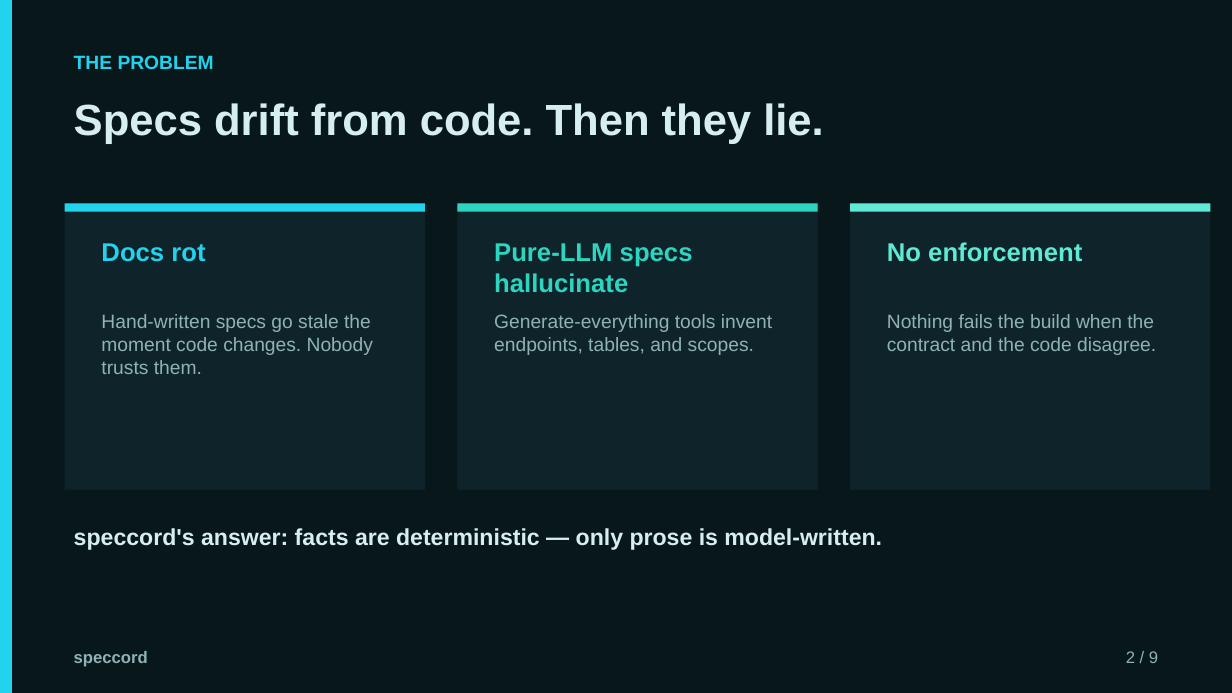
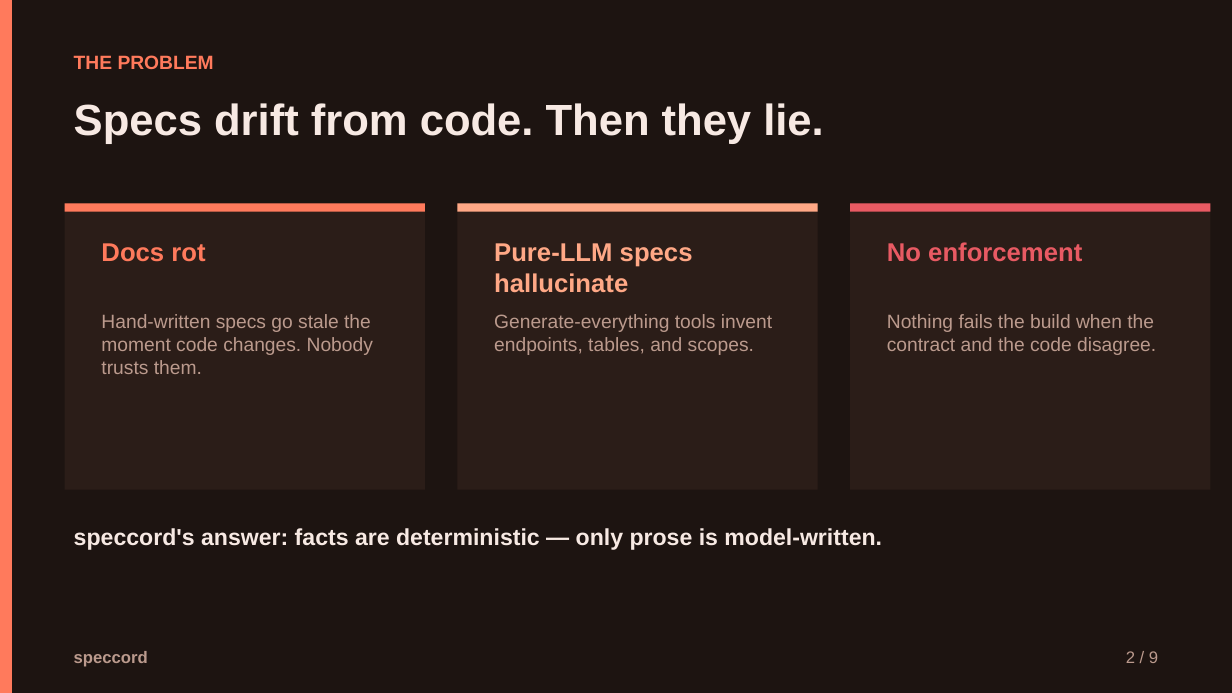
Before and after one commit to krishnachaitanyap/speccord, a slide deck: slide 2 of docs/speccord-deck.pptx. Drawn at 1232x693 pixels with LibreOffice and Linux fonts; fonts in the diff are those of the drawing. Boxes give left, top, right and bottom in pixels: in the first picture for what was removed or moved away, otherwise in the second. Text is boxed around its words. In the diff, an @@ line names an element or a change of style, - is before the commit and + after.

Commit message:
Coral theme + hexagon-S logo + GitHub Pages docs site
- new logo: coral-gradient hexagon with S monogram (logo.svg/png, banner.svg)
- re-tone all assets teal -> coral (slides, deck, poster, demo, social-preview)
- docs/index.html: documentation site (hero, why, install, examples, commands, agents)
- Pages workflow now deploys all of docs/ (site root = docs page, demo at /demo/)
- README: docs-site + demo links

```diff
--- a/docs/speccord-deck.pptx
+++ b/docs/speccord-deck.pptx
@@ background #07171A to #1D1411 @@
@@ rectangle at box(0, 0, 12, 693): fill #22D3EE to #FF7A5C @@
@@ text "THE PROBLEM" at box(74, 55, 214, 69): text colour #22D3EE to #FF7A5C @@
@@ text "Specs drift from code. Then ..." at box(74, 103, 823, 144): text colour #D6EEF0 to #F7E9E3 @@
@@ rectangle at box(65, 203, 425, 212): fill #22D3EE to #FF7A5C @@
@@ rectangle at box(457, 203, 818, 212): fill #2DD4BF to #FFA886 @@
@@ fill #0F242A to #2B1D18 in 3 elements at box(65, 203, 425, 490), box(457, 203, 818, 490), box(850, 203, 1211, 490) @@
@@ rectangle at box(850, 203, 1211, 212): fill #5EEAD4 to #E85A63 @@
@@ text "Docs rot" at box(101, 243, 205, 262): text colour #22D3EE to #FF7A5C @@
@@ text "Pure-LLM specs hallucinate" at box(494, 243, 693, 293): text colour #2DD4BF to #FFA886 @@
@@ text "No enforcement" at box(887, 242, 1082, 262): text colour #5EEAD4 to #E85A63 @@
@@ text "speccord's answer: facts are deterministic ..." at box(74, 528, 882, 550): text colour #D6EEF0 to #F7E9E3 @@
@@ text colour #8FB2B6 to #BB9A8D in 5 elements at box(101, 314, 373, 374), box(494, 314, 772, 355), box(887, 314, 1156, 355), box(74, 651, 148, 667), box(1126, 651, 1158, 663) @@
```
Also in this commit, not shown: 8 other slides changed, 21 other files.
